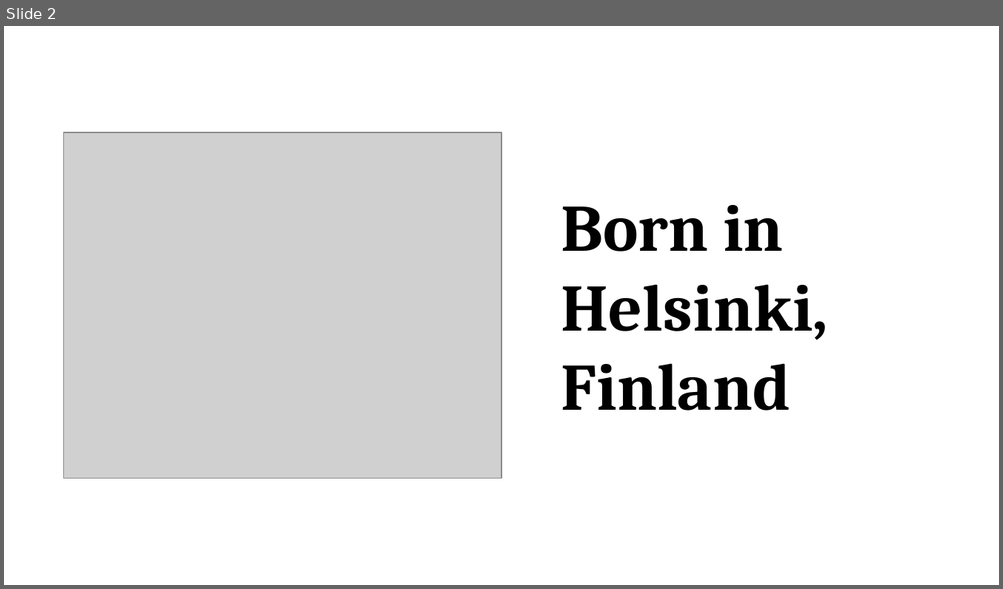
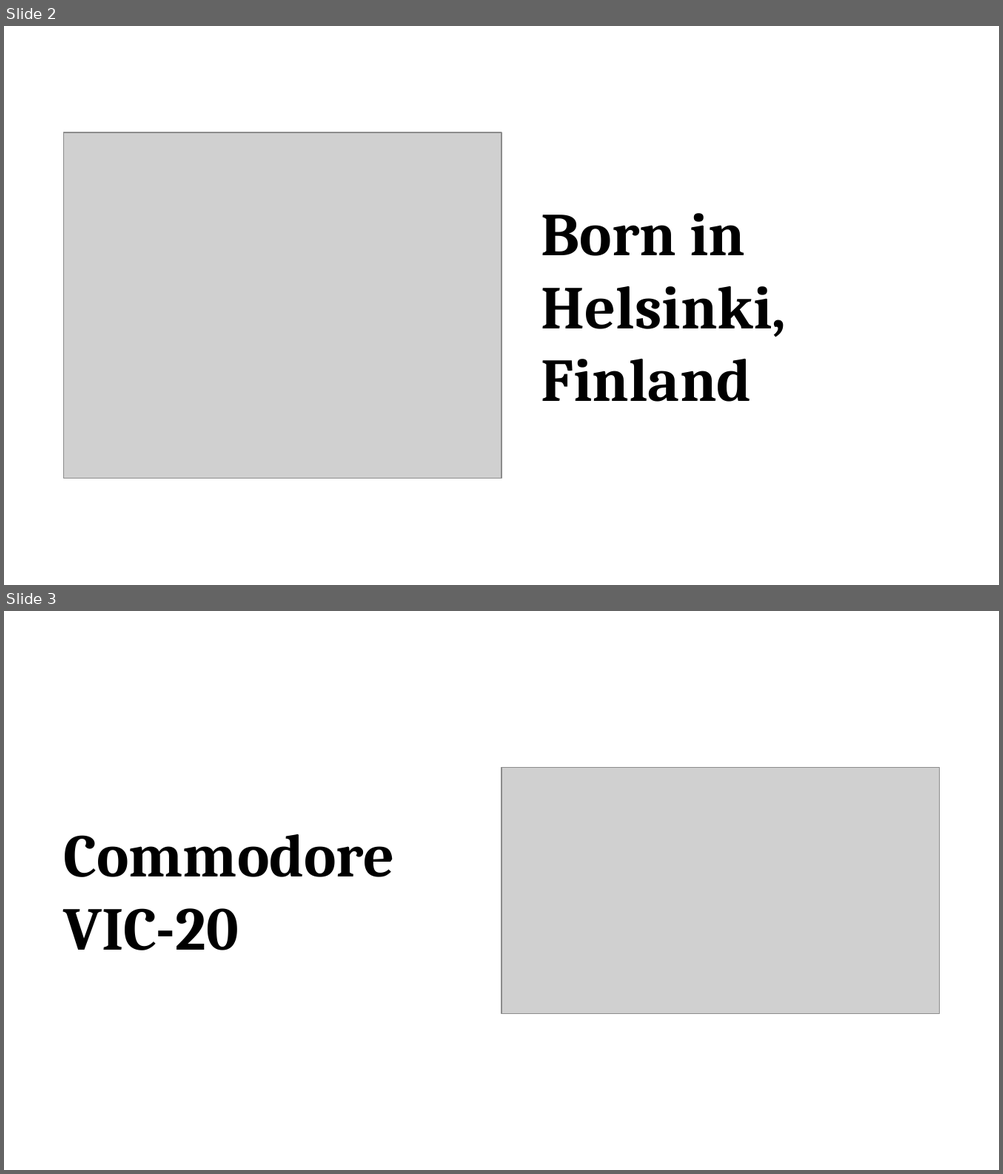
Before and after one commit to promilek2/Najs, a slide deck: Linus_Torvalds.pptx. Shown one above the other, each under a label of ours: slide 2 before the commit, slides 2 and 3 after it. The pictures are 1003x589 and 1003x1174 pixels, drawn with LibreOffice and Linux fonts; fonts in the diff are those of the drawing; grey boxes stand for pictures. Boxes give left, top, right and bottom in pixels: in the first picture for what was removed or moved away, otherwise in the second. Text is boxed around its words. In the diff, an @@ line names an element or a change of style, - is before the commit and + after.

```diff
--- a/Linus_Torvalds.pptx
+++ b/Linus_Torvalds.pptx
@@ slide 3 added at (4, 611, 999, 1170), background #FFFFFF @@
@@ picture added at (501, 767, 939, 1014) @@
@@ text added at (64, 834, 395, 951), 44 pt, text #000000, bold @@
+Commodore VIC-20
@@ slide 2 changed as well @@
@@ text "Born in Helsinki, Finland": place and size @@
-text "Born in Helsinki, Finland" at (561, 205, 828, 411)
+text "Born in Helsinki, Finland" at (541, 213, 786, 402)
@@ text "Born in Helsinki, Finland" at (541, 213, 786, 402): size 48 to 44 pt @@
```
Also in this commit, not shown: 4 other slides changed, 2 other slides added.
